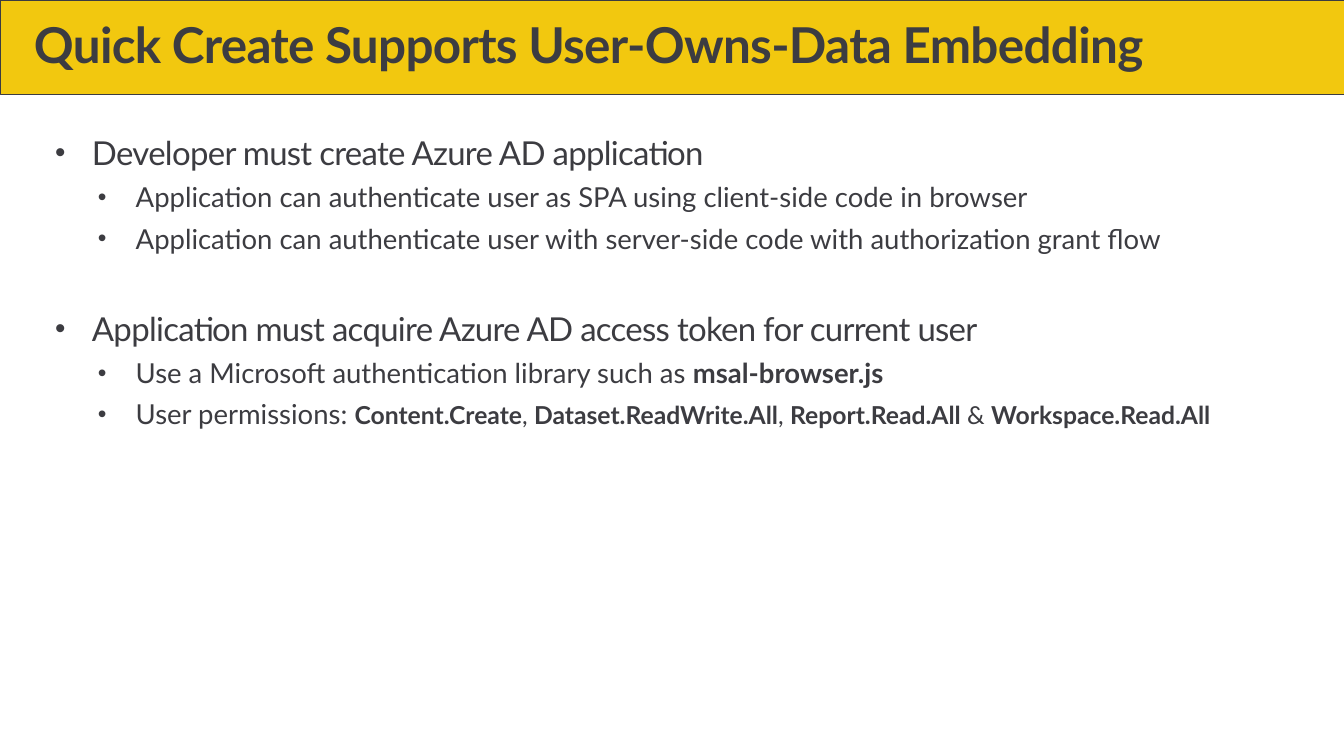
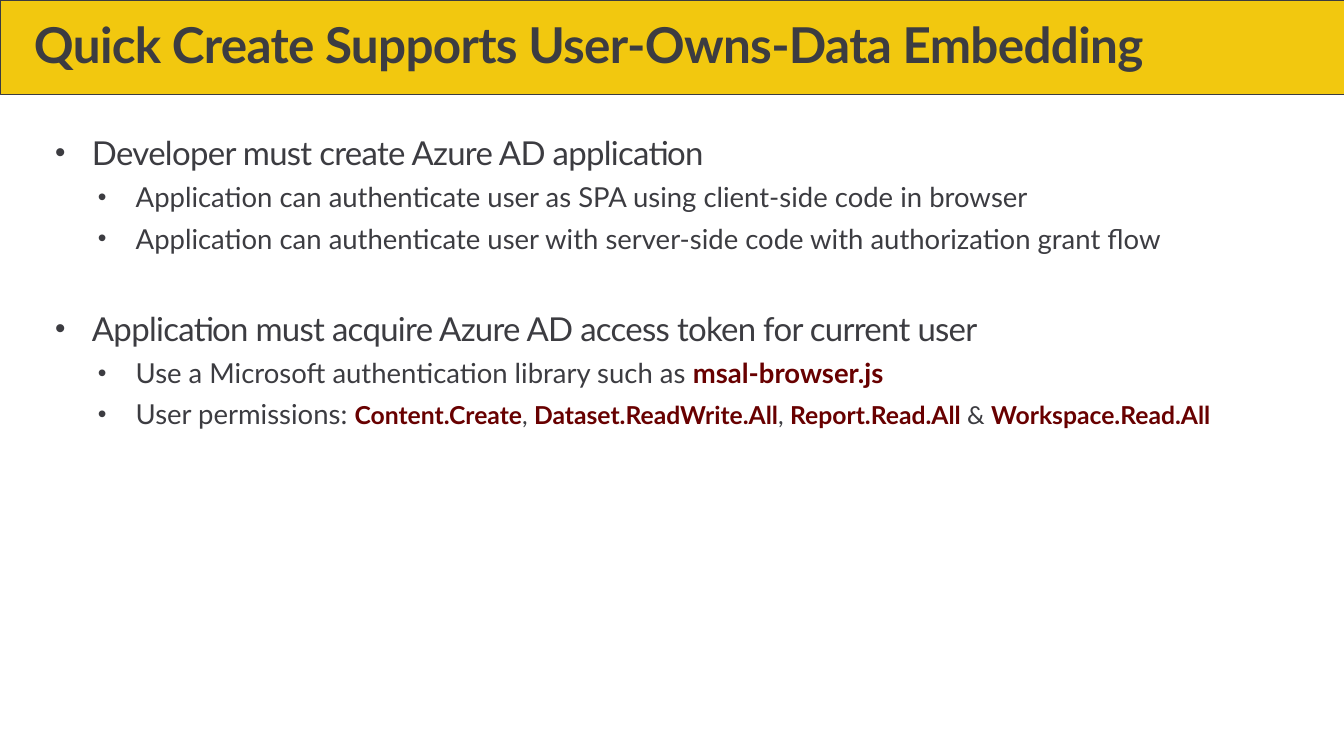
Before and after one commit to PowerBiDevCamp/Camp-Sessions, a slide deck: slide 10 of Session 29 - Developing with the Power BI Quick Create SDK.pptx. Drawn at 1344x756 pixels with LibreOffice and Linux fonts; fonts in the diff are those of the drawing; background and template pictures are left out. Boxes give left, top, right and bottom in pixels: in the first picture for what was removed or moved away, otherwise in the second. Text is boxed around its words. In the diff, an @@ line names an element or a change of style, - is before the commit and + after.

```diff
--- a/Session 29 - Developing with the Power BI Quick Create SDK.pptx
+++ b/Session 29 - Developing with the Power BI Quick Create SDK.pptx
@@ text at box(136, 362, 1210, 429): text colour #3C3C41 to #680000 in "msal-browser.js", "Content.Create, Dataset.ReadWrite.All, Report.Read.All Works ..." @@
```
Also in this commit, not shown: 4 other slides changed, 2 slides added.
